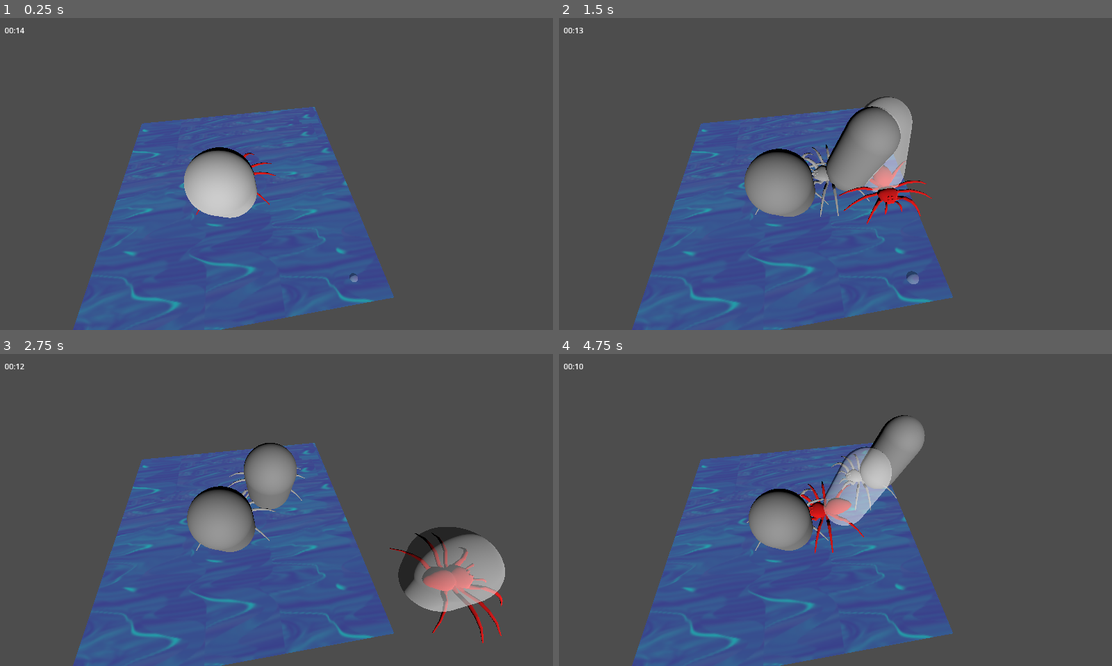
Above: before the commit, frames 1-4 (two rows, left to right).
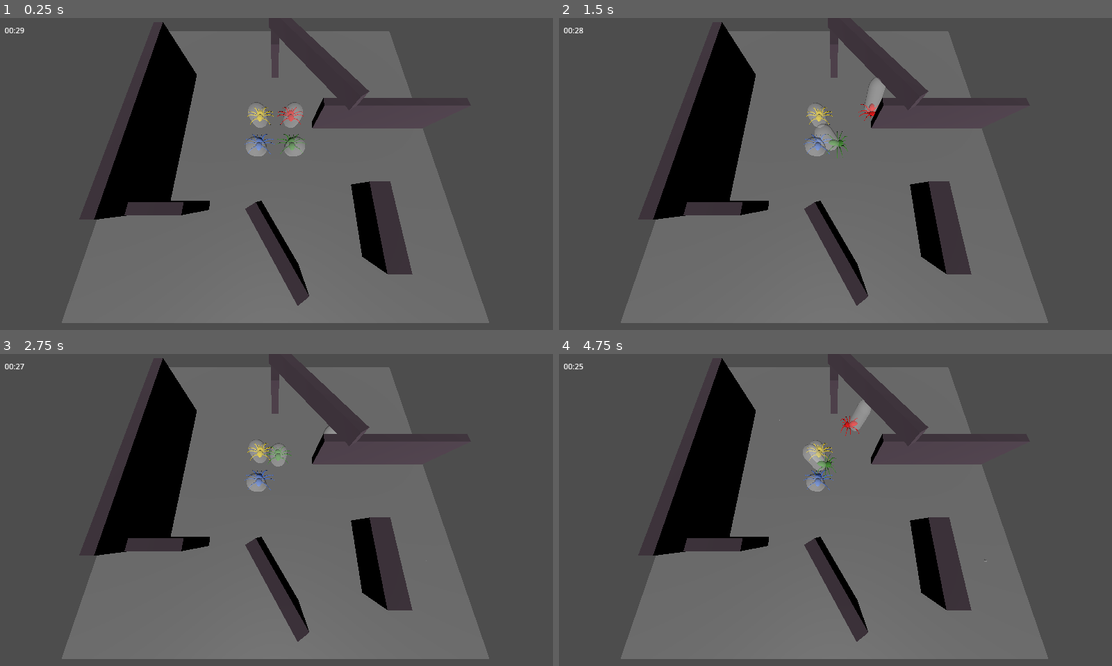
Above: after the commit, the same moments.

Repository: justfordoener/ggj_2025
Game: Godot game, scene res://scenes/level_test.tscn
Two runs of this game, one before a commit and one after it. Both use one fixed random seed, a clock stepped at 60 frames per second and the inputs below. Before the commit the project starts from res://scenes/level_coop.tscn.
Inputs:
- Up to frame 1 (0.25 s): no input
- Up to frame 2 (1.5 s): hold D (move_right, bound only after the commit) 0.53-1.28 s; hold F 0.53-1.28 s; hold S (move_down, bound only after the commit) from 1.28 s (still down); tap H at 1.35 s
- Up to frame 3 (2.75 s): release S (move_down, bound only after the commit) at 2.03 s; hold D (move_right, bound only after the commit) from 2.03 s (still down); hold T from 2.03 s (still down)
- Up to frame 4 (4.75 s): release D (move_right, bound only after the commit) at 2.78 s; release T at 2.78 s; hold W (move_up, bound only after the commit) 2.78-3.53 s; tap G at 2.85 s; hold F 3.53-4.28 s; hold A (move_left, bound only after the commit) from 3.53 s (still down); tap H at 4.35 s

The runs differ from the first frame. In frame 1, 56% of the frame differs, in the area x 2-89%, y 0-100%; in frame 2, 54%; in frame 3, 55%; in frame 4, 55%.
Error before the commit: Attempt to call function 'get_active_material' in base 'null instance' on a null instance. (res://scripts/spider2.gd:20)

Commit message:
test level design

Diff:
--- a/project.godot
+++ b/project.godot
@@ -11,12 +11,32 @@
 [application]
 
 config/name="New Game Project"
-run/main_scene="res://scenes/level_coop.tscn"
+run/main_scene="res://scenes/level_test.tscn"
 config/features=PackedStringArray("4.3", "GL Compatibility")
 config/icon="res://icon.svg"
 
 [input]
 
+move_right={
+"deadzone": 0.5,
+"events": [Object(InputEventKey,"resource_local_to_scene":false,"resource_name":"","device":-1,"window_id":0,"alt_pressed":false,"shift_pressed":false,"ctrl_pressed":false,"meta_pressed":false,"pressed":false,"keycode":0,"physical_keycode":68,"key_label":0,"unicode":100,"location":0,"echo":false,"script":null)
+]
+}
+move_left={
+"deadzone": 0.5,
+"events": [Object(InputEventKey,"resource_local_to_scene":false,"resource_name":"","device":-1,"window_id":0,"alt_pressed":false,"shift_pressed":false,"ctrl_pressed":false,"meta_pressed":false,"pressed":false,"keycode":0,"physical_keycode":65,"key_label":0,"unicode":97,"location":0,"echo":false,"script":null)
+]
+}
+move_up={
+"deadzone": 0.5,
+"events": [Object(InputEventKey,"resource_local_to_scene":false,"resource_name":"","device":-1,"window_id":0,"alt_pressed":false,"shift_pressed":false,"ctrl_pressed":false,"meta_pressed":false,"pressed":false,"keycode":0,"physical_keycode":87,"key_label":0,"unicode":119,"location":0,"echo":false,"script":null)
+]
+}
+move_down={
+"deadzone": 0.5,
+"events": [Object(InputEventKey,"resource_local_to_scene":false,"resource_name":"","device":-1,"window_id":0,"alt_pressed":false,"shift_pressed":false,"ctrl_pressed":false,"meta_pressed":false,"pressed":false,"keycode":0,"physical_keycode":83,"key_label":0,"unicode":115,"location":0,"echo":false,"script":null)
+]
+}
 1_move_left={
 "deadzone": 0.5,
 "events": [Object(InputEventKey,"resource_local_to_scene":false,"resource_name":"","device":-1,"window_id":0,"alt_press …(191 unchanged characters)…
--- a/scenes/level_test.tscn
+++ b/scenes/level_test.tscn
@@ -13,48 +13,94 @@
 [node name="level_test" type="Node3D"]
 
 [node name="MeshInstance3D" type="MeshInstance3D" parent="."]
-transform = Transform3D(2, 0, 0, 0, 1, 0, 0, 0, 2, 0, 0, 0)
+transform = Transform3D(4, 0, 0, 0, 2, 0, 0, 0, 4, 0, 0, 0)
 mesh = SubResource("PlaneMesh_b2i4f")
 
-[node name="bubble" parent="." instance=ExtResource("1_0fb2n")]
-transform = Transform3D(1, 0, 0, 0, 1, 0, 0, 0, 1, 0.618181, 0, 0.38249)
-spawn_time = 5.0
+[node name="bubbles" type="Node3D" parent="."]
 
-[node name="bubble3" parent="." instance=ExtResource("1_0fb2n")]
-transform = Transform3D(1, 0, 0, 0, 1, 0, 0, 0, 1, -1.05956, -1.19209e-07, 0.951823)
-spawn_time = 15.0
+[node name="bubble" parent="bubbles" instance=ExtResource("1_0fb2n")]
+transform = Transform3D(1, 0, 0, 0, 1, 0, 0, 0, 1, 3.3433, 0, 2.30062)
+start_scale = 0.0
+max_scale = 0.5
+spawn_time = 2.0
 
-[node name="bubble2" parent="." instance=ExtResource("1_0fb2n")]
+[node name="bubble2" parent="bubbles" instance=ExtResource("1_0fb2n")]
 transform = Transform3D(1, 0, 0, 0, 1, 0, 0, 0, 1, -1.66472, 0, -1.63689)
+start_scale = 0.0
+max_scale = 0.5
+growth_rate = 0.04
+spawn_time = 4.0
+
+[node name="bubble3" parent="bubbles" instance=ExtResource("1_0fb2n")]
+transform = Transform3D(1, 0, 0, 0, 1, 0, 0, 0, 1, -2.71344, -1.19209e-07, 2.85905)
+start_scale = 0.0
+max_scale = 0.5
+spawn_time = 8.0
+
+[node name="bubble4" parent="bubbles" instance=ExtResource("1_0fb2n")]
+transform = Transform3D(1, 0, 0, 0, 1, 0, 0, 0, 1, 3.37823, 0, -2.98006)
+start_scale = 0.0
+max_scale = 0.5
+growth_rate = 0.1
 spawn_time = 10.0
 
+[node name="bubble5" parent="bubbles" instance=ExtResource("1_0fb2n")]
+transform = Transform3D(1, 0, 0, 0, 1, 0, 0, 0, 1, 3.24825, 0, 2.8293)
+start_scale = 0.0
+max_scale = 0.5
+growth_rate = 0.4
+spawn_time = 11.0
+
 [node name="Camera3D" type="Camera3D" parent="."]
-transform = Transform3D(0.999998, 0.00143078, -0.00106267, 0, 0.596254, 0.802796, 0.00178224, -0.802794, 0.596253, 0.314803, 1.828, 2.67595)
+transform = Transform3D(1, 0, 0, 0, 0.214735, 0.976672, 0, -0.976672, 0.214735, 0, 2.5, 1.7)
+fov = 112.5
 
 [node name="DirectionalLight3D" type="DirectionalLight3D" parent="."]
 transform = Transform3D(1, 0, 0, 0, 0.877004, 0.480484, 0, -0.480484, 0.877004, 0.618181, 1.19974, 1.39068)
 
-[node name="spider1" parent="." instance=ExtResource("2_cnn5f")]
-transform = Transform3D(0.2, 0, 0, 0, 0.2, 0, 0, 0, 0.2, 0.150087, 0.1, -0.653281)
+[node name="spiders" type="Node3D" parent="."]
+
+[node name="spider1" parent="spiders" instance=ExtResource("2_cnn5f")]
+transform = Transform3D(0.2, 0, 0, 0, 0.2, 0, 0, 0, 0.2, 0.4, 0.1, -0.4)
 collision_layer = 1
 
-[node name="spider4" parent="." instance=ExtResource("3_0s65w")]
-transform = Transform3D(0.2, 0, 0, 0, 0.2, 0, 0, 0, 0.2, -1.036, 0.1, -0.866616)
-collision_layer = 1
-player_num = "4"
-
-[node name="spider2" parent="." instance=ExtResource("4_m6k3c")]
-transform = Transform3D(0.2, 0, 0, 0, 0.2, 0, 0, 0, 0.2, 0.105021, 0.1, 1.36308)
+[node name="spider2" parent="spiders" instance=ExtResource("4_m6k3c")]
+transform = Transform3D(0.2, 0, 0, 0, 0.2, 0, 0, 0, 0.2, 0.4, 0.1, 0.4)
 collision_layer = 1
 player_num = "2"
 
-[node name="spider3" parent="." instance=ExtResource("5_aehma")]
-transform = Transform3D(0.2, 0, 0, 0, 0.2, 0, 0, 0, 0.2, -1.62931, 0.1, 0.120394)
+[node name="spider3" parent="spiders" instance=ExtResource("5_aehma")]
+transform = Transform3D(0.2, 0, 0, 0, 0.2, 0, 0, 0, 0.2, -0.4, 0.1, 0.4)
 collision_layer = 1
 player_num = "3"
+
+[node name="spider4" parent="spiders" instance=ExtResource("3_0s65w")]
+transform = Transform3D(0.2, 0, 0, 0, 0.2, 0, 0, 0, 0.2, -0.4, 0.1, -0.4)
+collision_layer = 1
+player_num = "4"
 
 [node name="game timer" parent="." instance=ExtResource("6_o1v6f")]
 start_time_seconds = 30
 
-[node name="obstacle" parent="." instance=ExtResource("7_d4kxs")]
-transform = Transform3D(1, 0, 0, 0, 1, 0, 0, 0, 1, 2.00129, 0.216251, 0.422112)
+[node name="obstacles" type="Node3D" parent="."]
+
+[node name="obstacle" parent="obstacles" instance=ExtResource("7_d4kxs")]
+transform = Transform3D(3, 0, 0, 0, 1, 0, 0, 0, 0.2, 2.50242, 0.216251, -0.225246)
+
+[node name="obstacle2" parent="obstacles" instance=ExtResource("7_d4kxs")]
+transform = Transform3D(0.1692, 0, 0.79978, 0, 1, 0, -0.106637, 0, 1.269, -0.011177, 0.216251, 2.47249)
+
+[node name="obstacle3" parent="obstacles" instance=ExtResource("7_d4kxs")]
+transform = Transform3D(0.2, 0, 0, 0, 1, 0, 0, 0, 4, -2.53642, 0.502239, 5.96046e-08)
+
+[node name="obstacle4" parent="obstacles" instance=ExtResource("7_d4kxs")]
+transform = Transform3D(0.2, 0, 0, 0, 1, 0, 0, 0, 1.5, -0.011177, 0.216251, -2.64869)
+
+[node name="obstacle5" parent="obstacles" instance=ExtResource("7_d4kxs")]
+transform = Transform3D(0.4, 0, 0, 0, 0.5, 0, 0, 0, 1.5, 2, 0.269199, 2.162)
+
+[node name="obstacle6" parent="obstacles" instance=ExtResource("7_d4kxs")]
+transform = Transform3D(1, 0, 0, 0, 1, 0, 0, 0, 0.2, -2.01811, 0.216251, 1.88915)
+
+[node name="obstacle7" parent="obstacles" instance=ExtResource("7_d4kxs")]
+transform = Transform3D(1.6631, 0, -0.166455, 0, 0.3, 0, 2.49682, 0, 0.110873, 0.754514, 0.857432, -1.32278)
--- a/scenes/obstacle.tscn
+++ b/scenes/obstacle.tscn
@@ -1,6 +1,9 @@
-[gd_scene load_steps=3 format=3 uid="uid://sdmlr3kuybxu"]
+[gd_scene load_steps=4 format=3 uid="uid://sdmlr3kuybxu"]
 
 [sub_resource type="BoxMesh" id="BoxMesh_gsv30"]
+
+[sub_resource type="StandardMaterial3D" id="StandardMaterial3D_p0pg7"]
+albedo_color = Color(0.298039, 0.239216, 0.286275, 1)
 
 [sub_resource type="BoxShape3D" id="BoxShape3D_qs2ch"]
 
@@ -10,6 +13,7 @@
 
 [node name="MeshInstance3D" type="MeshInstance3D" parent="."]
 mesh = SubResource("BoxMesh_gsv30")
+surface_material_override/0 = SubResource("StandardMaterial3D_p0pg7")
 
 [node name="CollisionShape3D" type="CollisionShape3D" parent="."]
 shape = SubResource("BoxShape3D_qs2ch")
Not shown: 1 places in scenes/level.tscn that only renumber resources
Not shown: 1 places in scenes/level_test.tscn that only renumber resources
Not shown: 1 places in scenes/spider.tscn that only renumber resources
